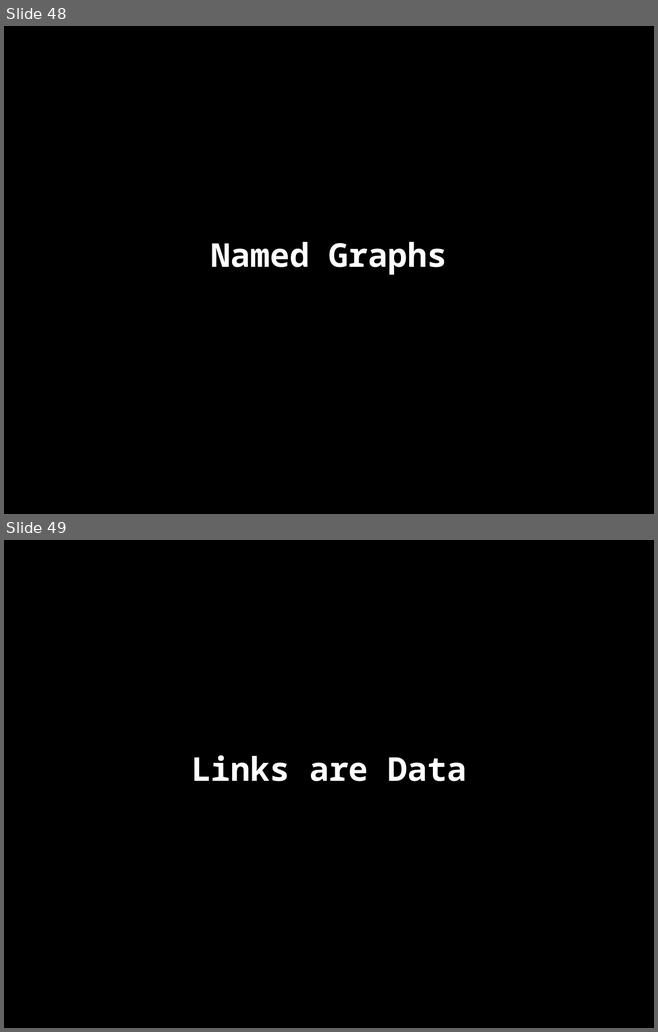
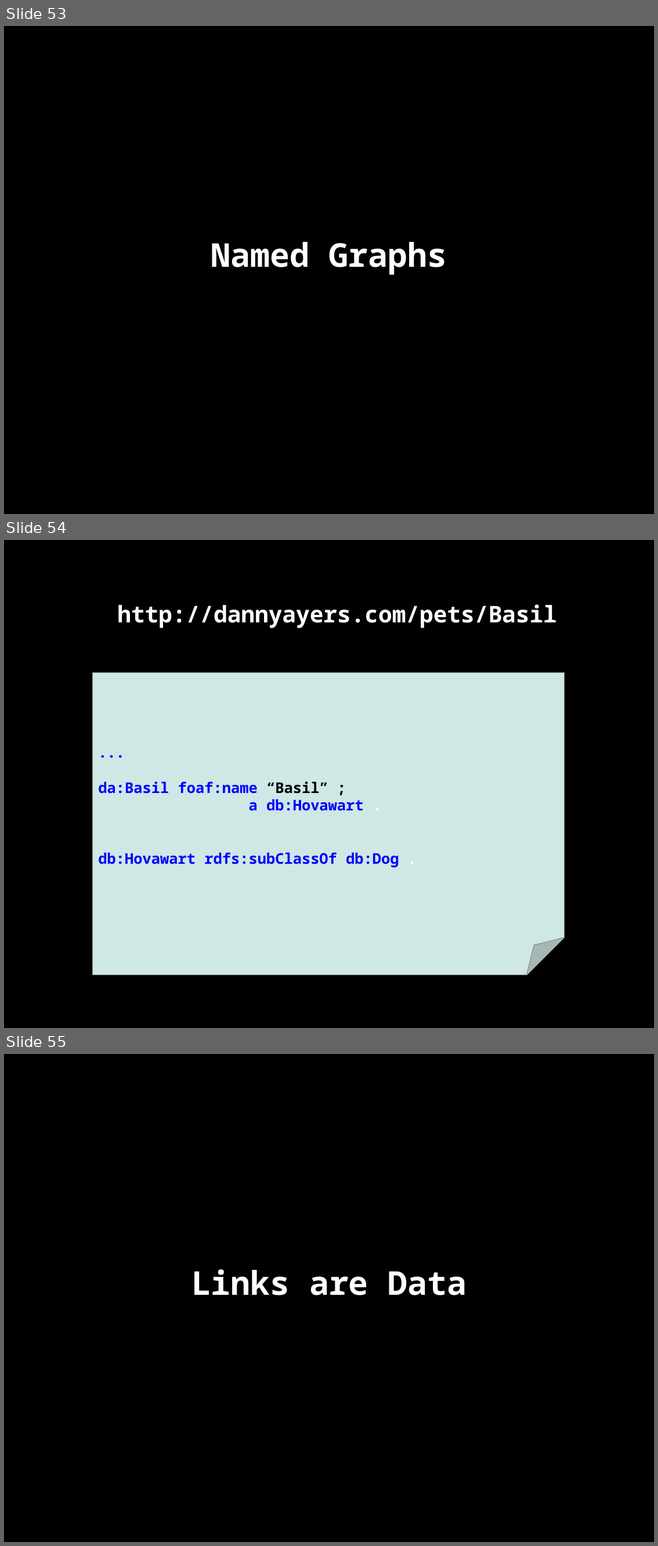
Before and after one commit to danja/hyperdata-2015, a slide deck: docs/salzburg/slides.odp. Shown one above the other, each under a label of ours: slides 48 and 49 before the commit, slides 53, 54 and 55 after it. The pictures are 658x1032 and 658x1546 pixels, drawn with LibreOffice and Linux fonts; fonts in the diff are those of the drawing. Boxes give left, top, right and bottom in pixels: in the first picture for what was removed or moved away, otherwise in the second. Text is boxed around its words. In the diff, an @@ line names an element or a change of style, - is before the commit and + after.

```diff
--- a/docs/salzburg/slides.odp
+++ b/docs/salzburg/slides.odp
@@ slide 54 added at bbox=[4, 540, 654, 1028], background #000000 @@
@@ text added at bbox=[117, 604, 557, 628], 28 pt, text #FFFFFF, bold @@
+http://dannyayers.com/pets/Basil
@@ folded corner added at bbox=[92, 673, 564, 975], fill #CFE7E5, outline #808080 0 pt, 18 pt, text #0000FF, bold @@
+...
+da:Basil foaf:name “Basil” ;
+a db:Hovawart .
+db:Hovawart rdfs:subClassOf db:Dog .
@@ what was slide 48 is now slide 53 @@
@@ what was slide 49 is now slide 55 @@
```
Also in this commit, not shown: 14 slides changed, 10 other slides added, 11 other files.
